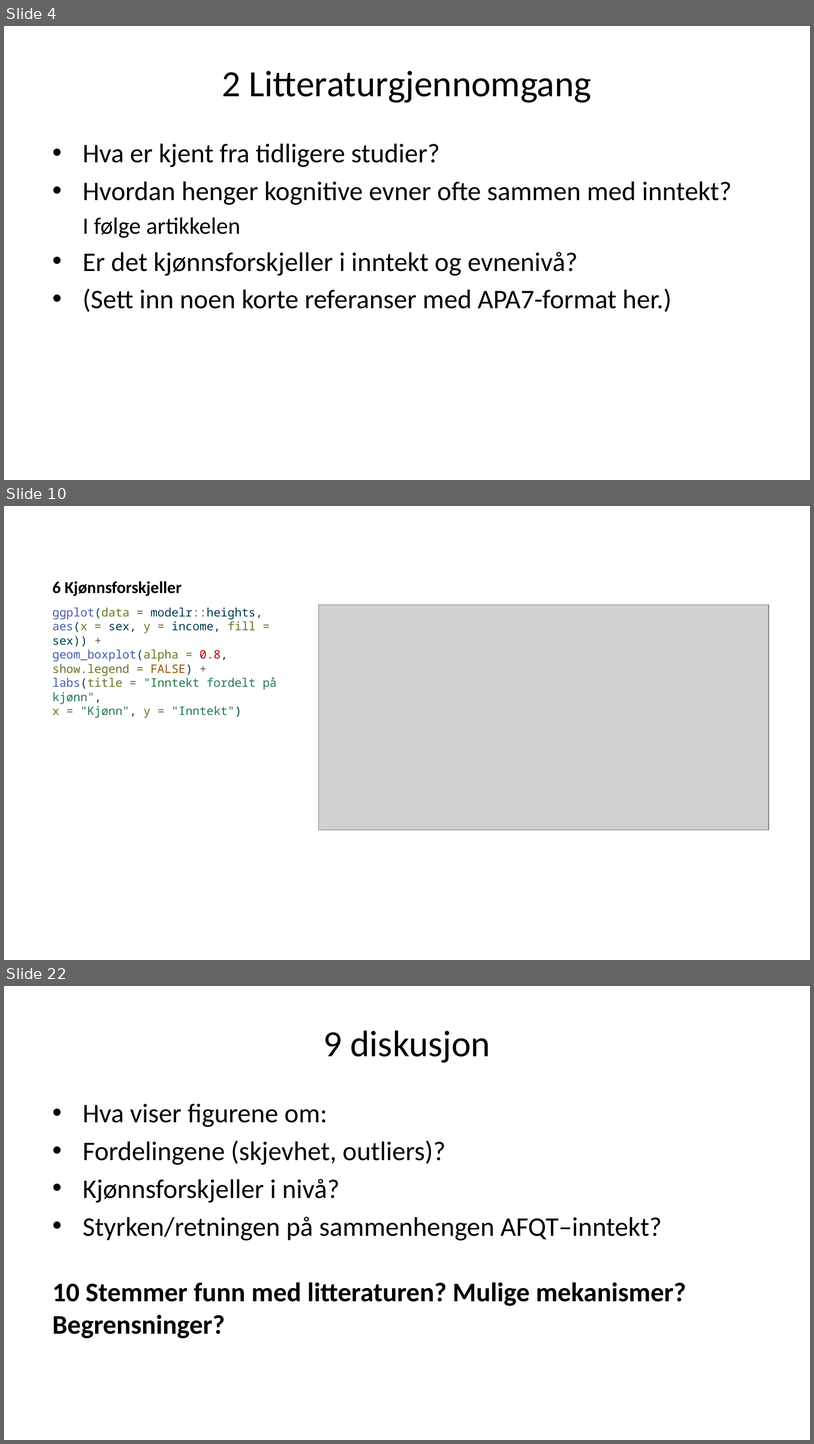
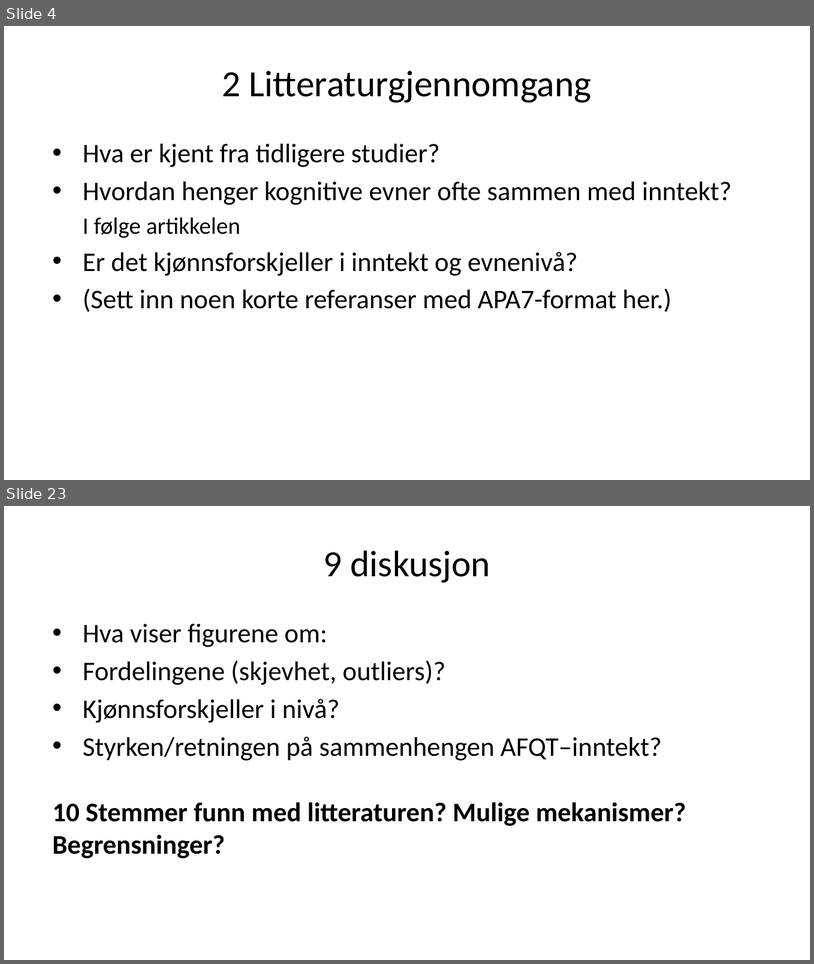
Before and after one commit to H-Vika/MSB105-Assign-2, a slide deck: MSB105 assign 2 presentasjon.pptx. Shown one above the other, each under a label of ours: slides 4, 10 and 22 before the commit, slides 4 and 23 after it; the slides between them are not shown. The pictures are 814x1444 and 814x964 pixels, drawn with LibreOffice and Linux fonts; fonts in the diff are those of the drawing; grey boxes stand for pictures. Boxes give left, top, right and bottom in pixels: in the first picture for what was removed or moved away, otherwise in the second. Text is boxed around its words. In the diff, an @@ line names an element or a change of style, - is before the commit and + after.

```diff
--- a/MSB105 assign 2 presentasjon.pptx
+++ b/MSB105 assign 2 presentasjon.pptx
@@ slide 10 removed at (4, 506, 810, 960), background #FFFFFF @@
@@ title removed at (53, 581, 182, 596) @@
-6 Kjønnsforskjeller
@@ text removed at (53, 607, 276, 718) @@
-ggplot(data = modelr::heights, aes(x = sex, y = income, fill = sex)) +
-geom_boxplot(alpha = 0.8, show.legend = FALSE) +
-labs(title = "Inntekt fordelt på kjønn",
-x = "Kjønn", y = "Inntekt")
@@ picture removed at (318, 604, 768, 829) @@
@@ what was slide 22 is now slide 23 @@
```
Also in this commit, not shown: 4 slides changed, 15 slides added, 13 other slides removed, 2 other files.
